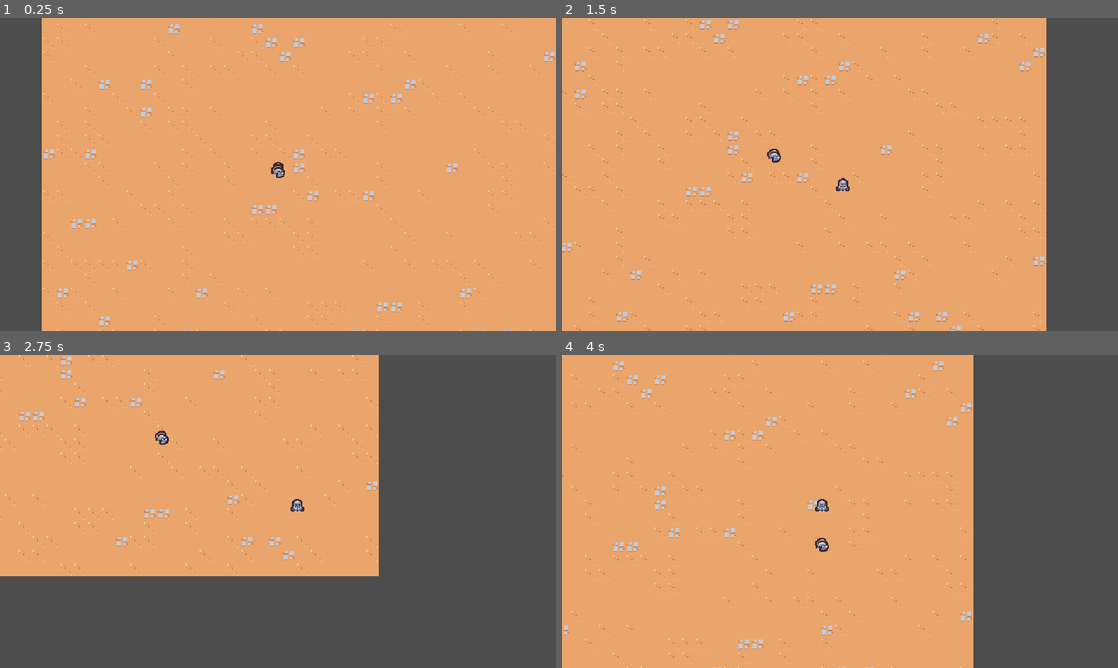
Above: before the commit, frames 1-4 (two rows, left to right).
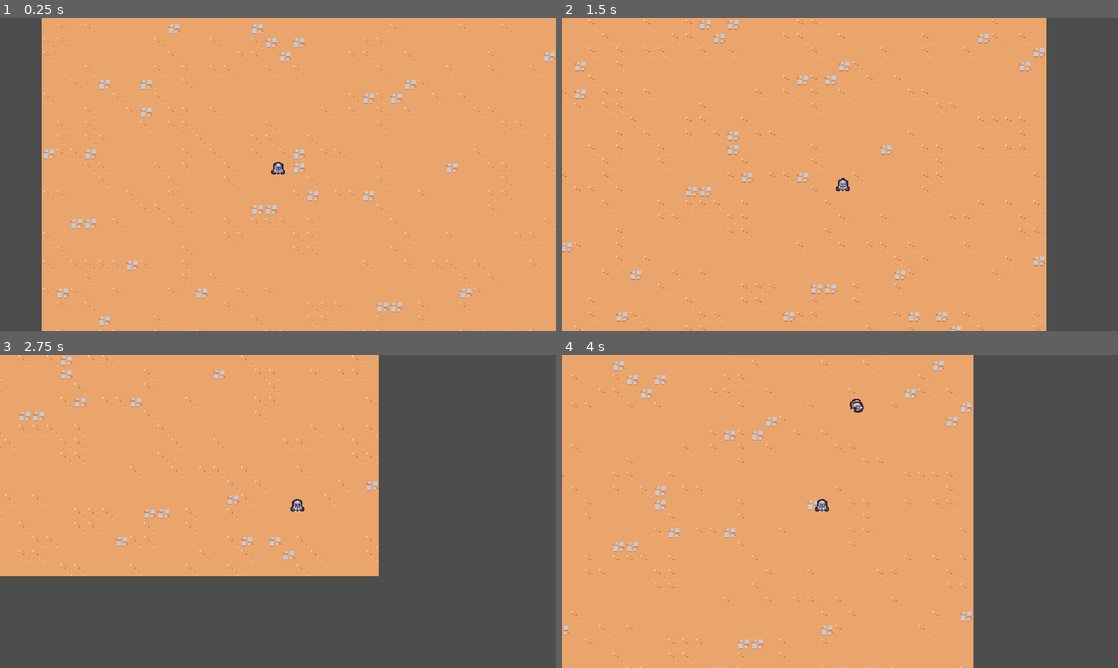
Above: after the commit, the same moments.

Repository: ErenJaegerKing/Dream_Learn
Game: Godot game, scene res://scenes/main/main.tscn
The game is run twice, just before and just after one commit, with the same random seed, the same clock (stepped at 60 frames per second) and the same inputs.
Inputs:
- Up to frame 1 (0.25 s): no input
- Up to frame 2 (1.5 s): tap Enter at 0.5 s; hold D (move_right ) 0.53-1.28 s; hold S (move_down) from 1.28 s (still down)
- Up to frame 3 (2.75 s): release S (move_down) at 2.03 s; hold D (move_right ) from 2.03 s (still down)
- Up to frame 4 (4 s): release D (move_right ) at 2.78 s; hold W (move_up) 2.78-3.53 s; hold A (move_left) from 3.53 s (still down)

The runs differ from the first frame. In frame 1, less than 0.1% of the frame differs, in the area x 48-52%, y 46-52%; in frame 2, less than 0.1%; in frame 3, less than 0.1%; in frame 4, 0.2%, in the area x 45-55%, y 14-63%.

Commit message:
第二章 基础建设 杀死敌人 剑技能瞄准敌人 自动生成敌人

Diff:
--- a/2D Game/project.godot
+++ b/2D Game/project.godot
@@ -14,6 +14,10 @@
 run/main_scene="res://scenes/main/main.tscn"
 config/features=PackedStringArray("4.2", "Forward Plus")
 config/icon="res://icon.svg"
+
+[debug]
+
+gdscript/warnings/unused_parameter=0
 
 [display]
 
@@ -54,6 +58,12 @@
 ]
 }
 
+[layer_names]
+
+2d_physics/layer_1="Terrain"
+2d_physics/layer_2="Player"
+2d_physics/layer_3="Enemy"
+
 [rendering]
 
 textures/canvas_textures/default_texture_filter=0
--- a/2D Game/scenes/ability/sword_ability/sword_aility.tscn
+++ b/2D Game/scenes/ability/sword_ability/sword_aility.tscn
@@ -44,6 +44,18 @@
 "method": &"queue_free"
 }]
 }
+tracks/3/type = "value"
+tracks/3/imported = false
+tracks/3/enabled = true
+tracks/3/path = NodePath("Area2D/CollisionShape2D:disabled")
+tracks/3/interp = 1
+tracks/3/loop_wrap = true
+tracks/3/keys = {
+"times": PackedFloat32Array(0, 0.2, 0.4),
+"transitions": PackedFloat32Array(1, 1, 1),
+"update": 1,
+"values": [true, false, true]
+}
 
 [sub_resource type="Animation" id="Animation_murjr"]
 length = 0.001
@@ -71,12 +83,27 @@
 "update": 0,
 "values": [Vector2(1, 1)]
 }
+tracks/2/type = "value"
+tracks/2/imported = false
+tracks/2/enabled = true
+tracks/2/path = NodePath("Area2D/CollisionShape2D:disabled")
+tracks/2/interp = 1
+tracks/2/loop_wrap = true
+tracks/2/keys = {
+"times": PackedFloat32Array(0),
+"transitions": PackedFloat32Array(1),
+"update": 1,
+"values": [true]
+}
 
 [sub_resource type="AnimationLibrary" id="AnimationLibrary_qwutb"]
 _data = {
 "RESET": SubResource("Animation_murjr"),
 "swing": SubResource("Animation_h3n0c")
 }
+
+[sub_resource type="RectangleShape2D" id="RectangleShape2D_vll1w"]
+size = Vector2(25, 30)
 
 [node name="SwordAility" type="Node2D"]
 
@@ -89,3 +116,12 @@
 [node name="Sprite2D" type="Sprite2D" parent="."]
 texture = ExtResource("1_i0peb")
 offset = Vector2(0, -4)
+
+[node name="Area2D" type="Area2D" parent="."]
+collision_layer = 4
+collision_mask = 0
+
+[node name="CollisionShape2D" type="CollisionShape2D" parent="Area2D"]
+position = Vector2(12.5, 0)
+shape = SubResource("RectangleShape2D_vll1w")
+disabled = true
--- a/2D Game/scenes/ability/sword_ability_controller/sword_ability_controller.gd
+++ b/2D Game/scenes/ability/sword_ability_controller/sword_ability_controller.gd
@@ -1,4 +1,7 @@
 extends Node
+
+# 创建个常量设定为范围
+const MAX_RANGE = 150
 
 # 定义变量sward_ability类型为PackedScene 可以在检查器中配置
 @export var sward_ability: PackedScene
@@ -8,18 +11,41 @@
 	$Timer.timeout.connect(on_timer_timeout)
 
 func on_timer_timeout():
-	# 首先我们要确保玩家是存在的，否则就跳出
-	var player = get_tree().get_first_node_in_group("player")
-	#做判断主要是防止游戏出问题，这是在编程中必要的一种做法。
-	#当玩家不存在跳出
+	# 确保玩家是存在的，否则就跳出
+	var player = get_tree().get_first_node_in_group("player") as Node2D
 	if player == null:
 		return
-	#当玩家不为空的时候再创建实例
-	#创建剑实例的变量，并强制转换为Node2D
+
+	# 确保敌人是存在的，否则就跳出
+	var enemies = get_tree().get_nodes_in_group("enemy")
+	# 建立过滤器
+	enemies = enemies.filter(func(enemy:Node2D):
+			return enemy.global_position.distance_squared_to(player.global_position) < pow(MAX_RANGE,2)
+	) # 上面是检查敌人与玩家距离的平方是否小于MAX_RANGE，距离大于150的过滤出去
+
+	# 屏幕上没有敌人就跳出
+	if enemies.size() == 0:
+		return
+
+	# 给敌人排序，返回敌人中距离玩家更近敌人
+	enemies.sort_custom(func(a:Node2D,b:Node2D):
+		var a_distance = a.global_position.distance_squared_to(player.global_position)
+		var b_distance = b.global_position.distance_squared_to(player.global_position)
+		return a_distance < b_distance
+		)
+
+	# 当敌人不为空的时候再创建实例
+	# 创建剑实例的变量，并强制转换为Node2D
 	var sword_instance = sward_ability.instantiate() as Node2D
+	# 将剑加入main的场景树中去
+	player.get_parent().add_child(sword_instance)
+	# 生成剑的位置在距离玩家最近的敌人位置
+	sword_instance.global_position = enemies[0].global_position
 
-	# 我们需要知道将实例生成在哪个场景下
-	# 这里我们直生成实例在Player的父节点下
-	player.get_parent().add_child(sword_instance)
-	# 生成的剑实例位置等于玩家的全局位置
-	sword_instance.global_position = player.global_position
+	#生成剑的位置 增加一个以4为半径的圆， 剑会沿着这个圆来生成
+	sword_instance.global_position += Vector2.RIGHT.rotated(randf_range(0,TAU)) * 4
+
+	# 敌人的位置减去剑的位置的向量
+	var enemies_direction = enemies[0].global_position - sword_instance.global_position
+	# 剑的旋转等于敌人的角度
+	sword_instance.rotation = enemies_direction.angle()
--- a/2D Game/scenes/basic_enemy/basic_enemy.gd
+++ b/2D Game/scenes/basic_enemy/basic_enemy.gd
@@ -25,3 +25,7 @@
 		return (player_node.global_position - global_position).normalized()
 	#如果player_node是NULL 返回归零的二维向量
 	return Vector2.ZERO
+
+
+func on_area_entered(other_area:Area2D):
+	queue_free()
--- a/2D Game/scenes/basic_enemy/basic_enemy.tscn
+++ b/2D Game/scenes/basic_enemy/basic_enemy.tscn
@@ -1,7 +1,10 @@
-[gd_scene load_steps=4 format=3 uid="uid://d3fa82th3oml1"]
+[gd_scene load_steps=5 format=3 uid="uid://d3fa82th3oml1"]
 
 [ext_resource type="Texture2D" uid="uid://dcrgq5pagpj4t" path="res://scenes/basic_enemy/basic_enemy.png" id="1_4ph45"]
 [ext_resource type="Script" path="res://scenes/basic_enemy/basic_enemy.gd" id="1_prk8w"]
+
+[sub_resource type="CircleShape2D" id="CircleShape2D_lnlc0"]
+radius = 12.0
 
 [sub_resource type="CircleShape2D" id="CircleShape2D_or4hn"]
 radius = 5.0
@@ -10,6 +13,14 @@
 collision_layer = 0
 script = ExtResource("1_prk8w")
 
+[node name="Area2D" type="Area2D" parent="."]
+collision_layer = 0
+collision_mask = 4
+
+[node name="CollisionShape2D" type="CollisionShape2D" parent="Area2D"]
+position = Vector2(0, -5)
+shape = SubResource("CircleShape2D_lnlc0")
+
 [node name="Sprite2D" type="Sprite2D" parent="."]
 position = Vector2(0, -4)
 texture = ExtResource("1_4ph45")
@@ -17,3 +28,5 @@
 [node name="CollisionShape2D" type="CollisionShape2D" parent="."]
 position = Vector2(0, -5)
 shape = SubResource("CircleShape2D_or4hn")
+
+[connection signal="area_entered" from="Area2D" to="." method="on_area_entered"]
--- a/2D Game/game_camera/game_camera.tscn
+++ b/2D Game/scenes/game_camera/game_camera.tscn
@@ -1,6 +1,6 @@
 [gd_scene load_steps=2 format=3 uid="uid://cf3h8mvmqbshf"]
 
-[ext_resource type="Script" path="res://game_camera/game_camera.gd" id="1_3sxa4"]
+[ext_resource type="Script" path="res://scenes/game_camera/game_camera.gd" id="1_3sxa4"]
 
 [node name="GameCamera" type="Camera2D"]
 script = ExtResource("1_3sxa4")
--- a/2D Game/scenes/main/main.tscn
+++ b/2D Game/scenes/main/main.tscn
@@ -1,11 +1,13 @@
 [gd_scene load_steps=5 format=3 uid="uid://dwyxoyua56sl6"]
 
+[ext_resource type="PackedScene" uid="uid://gqbaec3ji7cm" path="res://scenes/manager/enemy_spawner_manager.tscn" id="1_d50ym"]
 [ext_resource type="TileSet" uid="uid://calma4rax61cm" path="res://resources/tileset.tres" id="1_n5n26"]
 [ext_resource type="PackedScene" uid="uid://dbhe5g3bwuaq" path="res://scenes/player/player.tscn" id="1_xheb7"]
-[ext_resource type="PackedScene" uid="uid://cf3h8mvmqbshf" path="res://game_camera/game_camera.tscn" id="3_k6ttt"]
-[ext_resource type="PackedScene" uid="uid://d3fa82th3oml1" path="res://scenes/basic_enemy/basic_enemy.tscn" id="4_6um54"]
+[ext_resource type="PackedScene" uid="uid://cf3h8mvmqbshf" path="res://scenes/game_camera/game_camera.tscn" id="3_k6ttt"]
 
 [node name="Main" type="Node"]
+
+[node name="EnemySpawnerManager" parent="." instance=ExtResource("1_d50ym")]
 
 [node name="GameCamera" parent="." instance=ExtResource("3_k6ttt")]
 
@@ -15,5 +17,3 @@
 layer_0/tile_data = PackedInt32Array(393226, 0, 4, 327690, 0, 4, 262154, 0, 4, 196618, 0, 4, 131082, 0, 4, 65546, 65536 …(16135 unchanged characters)…
 
 [node name="CharacterBody2D" parent="." instance=ExtResource("1_xheb7")]
-
-[node name="BasicEnemy" parent="." instance=ExtResource("4_6um54")]
--- /dev/null
+++ b/2D Game/scenes/manager/enemy_spawner_manager.gd
@@ -0,0 +1,28 @@
+extends Node
+
+#设置敌人生成范围常量
+const SPWNER_RADIUS = 380
+
+# 创建一个容器来配置敌人
+@export var basic_enemy_scene:PackedScene
+
+func _ready() -> void:
+	# 添加一个信号，当timeout的触发一个事件
+	$Timer.timeout.connect(on_time_timeout)
+
+func on_time_timeout():
+	# 触发的事件
+	# 先获取玩家,并判断是否有玩家
+	var player = get_tree().get_first_node_in_group("player") as Node2D
+
+	# 先要生成一个圆，这个圆在这个圆上产生一些随机位置
+	var random_direction = Vector2.RIGHT.rotated(randf_range(0,TAU))
+	# 以玩家位置为圆心 设置一个半径为SPAWNER_RADIUS的圆
+	var spawner_position = player.global_position + (random_direction * SPWNER_RADIUS)
+
+	# 获取basic_enemy_scene配置的场景节点
+	var enemy = basic_enemy_scene.instantiate() as Node2D
+	# 实例化敌人到main场景
+	get_parent().add_child(enemy)
+	# 设定怪物的生成位置
+	enemy.global_position = spawner_position
--- /dev/null
+++ b/2D Game/scenes/manager/enemy_spawner_manager.tscn
@@ -0,0 +1,11 @@
+[gd_scene load_steps=3 format=3 uid="uid://gqbaec3ji7cm"]
+
+[ext_resource type="Script" path="res://scenes/manager/enemy_spawner_manager.gd" id="1_0obrg"]
+[ext_resource type="PackedScene" uid="uid://d3fa82th3oml1" path="res://scenes/basic_enemy/basic_enemy.tscn" id="2_als7f"]
+
+[node name="EnemySpawnerManager" type="Node"]
+script = ExtResource("1_0obrg")
+basic_enemy_scene = ExtResource("2_als7f")
+
+[node name="Timer" type="Timer" parent="."]
+autostart = true
Not shown: 1 places in 2D Game/scenes/ability/sword_ability/sword_aility.tscn that only renumber resources
Renamed: 2D Game/game_camera/game_camera.gd -> 2D Game/scenes/game_camera/game_camera.gd
